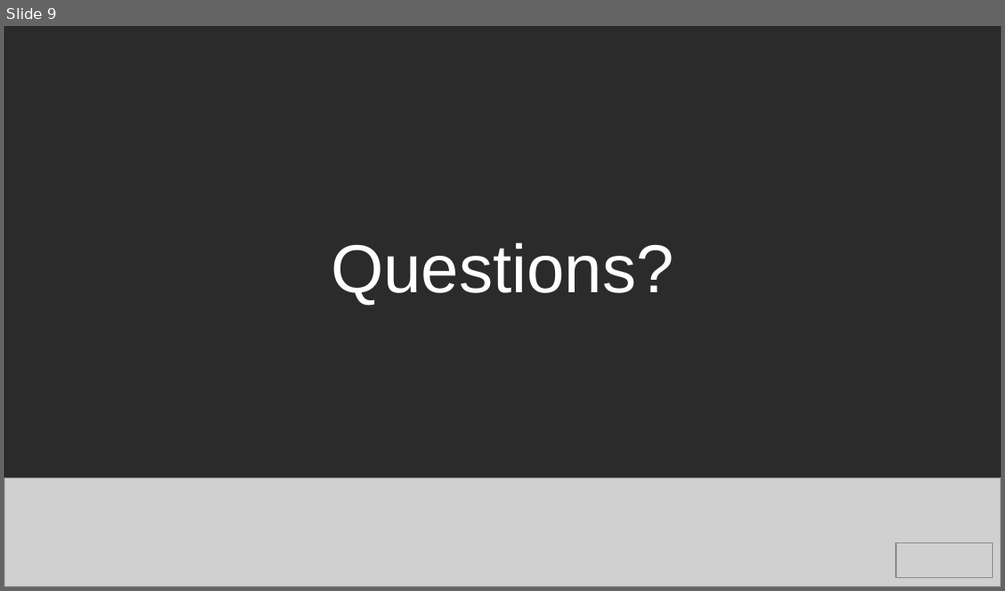
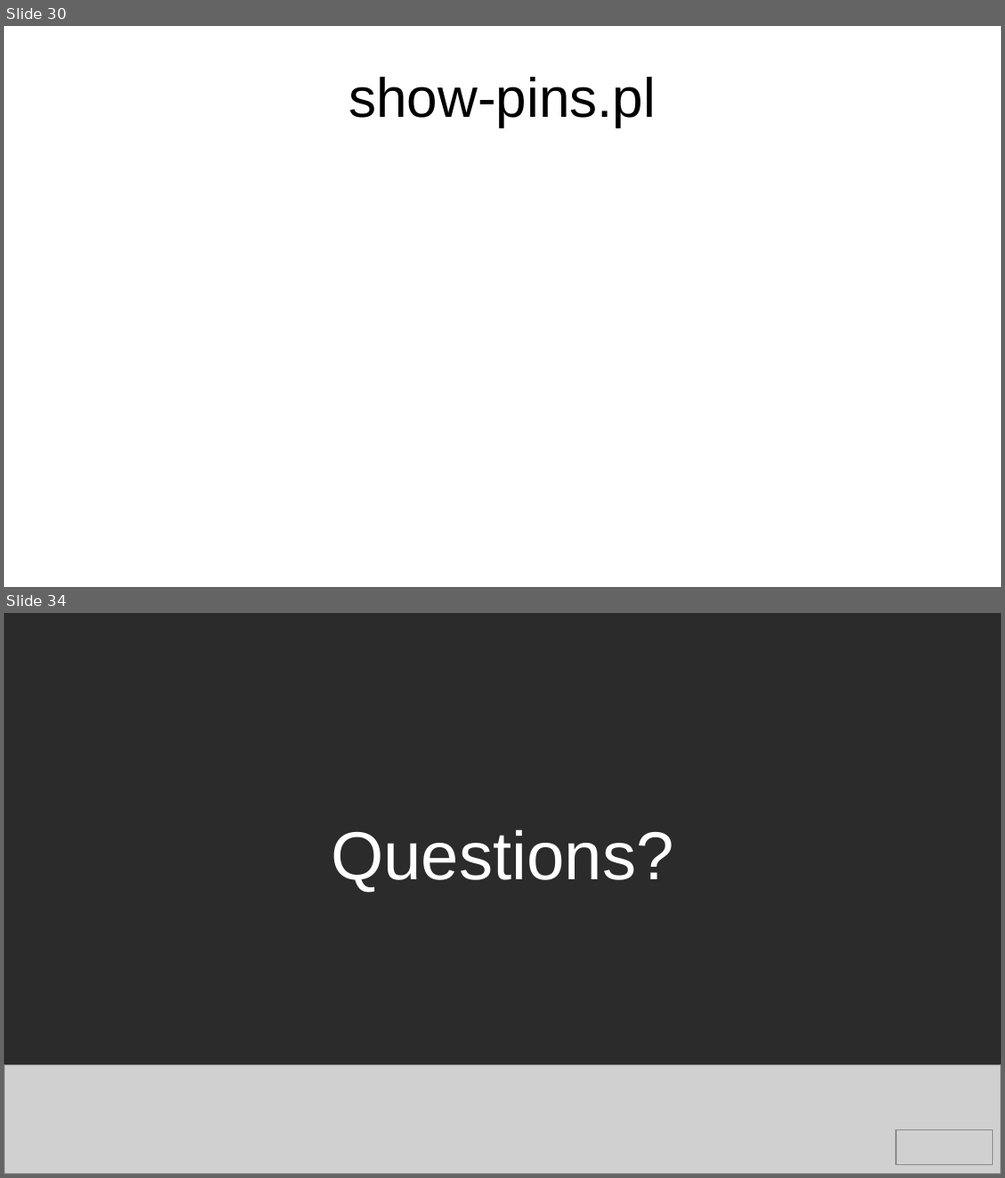
Before and after one commit to e-ale/Slides, a slide deck: pocketbeagle.odp. Shown one above the other, each under a label of ours: slide 9 before the commit, slides 30 and 34 after it; the slides between them are not shown. The pictures are 1005x591 and 1005x1178 pixels, drawn with LibreOffice and Linux fonts; fonts in the diff are those of the drawing; grey boxes stand for pictures; background and template pictures are left out; a plain dark background stands for a picture behind light text. Boxes give left, top, right and bottom in pixels: in the first picture for what was removed or moved away, otherwise in the second. Text is boxed around its words. In the diff, an @@ line names an element or a change of style, - is before the commit and + after.

```diff
--- a/pocketbeagle.odp
+++ b/pocketbeagle.odp
@@ slide 30 added at <box>4,26,1001,587</box>, background #FFFFFF @@
@@ title added at <box>348,77,655,127</box>, 44 pt, text #000000 @@
+show-pins.pl
@@ what was slide 9 is now slide 34 @@
```
Also in this commit, not shown: 7 slides changed, 24 other slides added.
